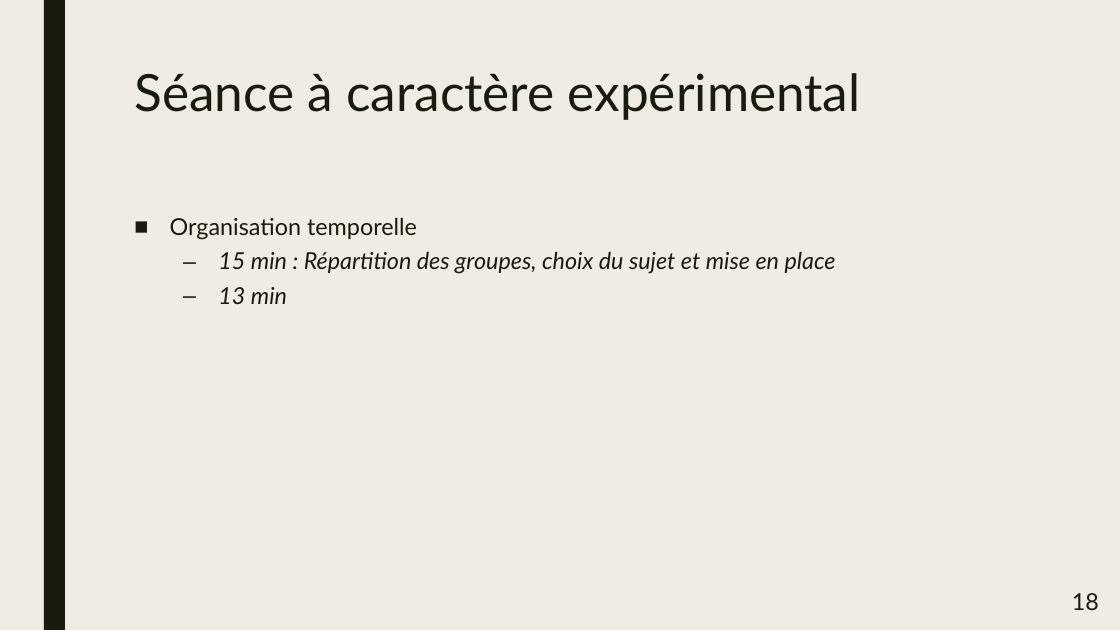
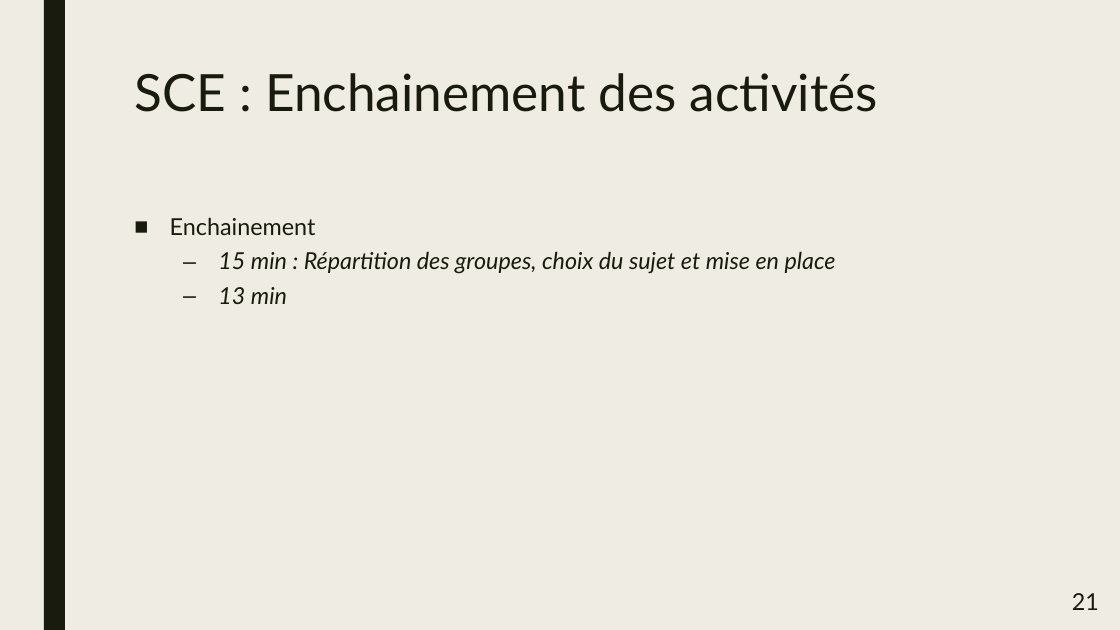
Before and after one commit to CyberJulien/Agreg_Meca, a slide deck: slide 21 of fichiers/presentation/PresSpe.pptx (slide 18 before the commit). Drawn at 1120x630 pixels with LibreOffice and Linux fonts; fonts in the diff are those of the drawing. Boxes give left, top, right and bottom in pixels: in the first picture for what was removed or moved away, otherwise in the second. Text is boxed around its words. In the diff, an @@ line names an element or a change of style, - is before the commit and + after.

```diff
--- a/fichiers/presentation/PresSpe.pptx
+++ b/fichiers/presentation/PresSpe.pptx
@@ title at (134, 73, 878, 112): text changed @@
-Séance à caractère expérimental
+SCE : Enchainement des activités
@@ text at (170, 217, 316, 235): text changed @@
-■ Organisation temporelle
+■ Enchainement
@@ page number at (1072, 593, 1099, 610): text changed @@
-18
+21
```
Also in this commit, not shown: 3 other slides changed, 3 slides added, 9 other files.
